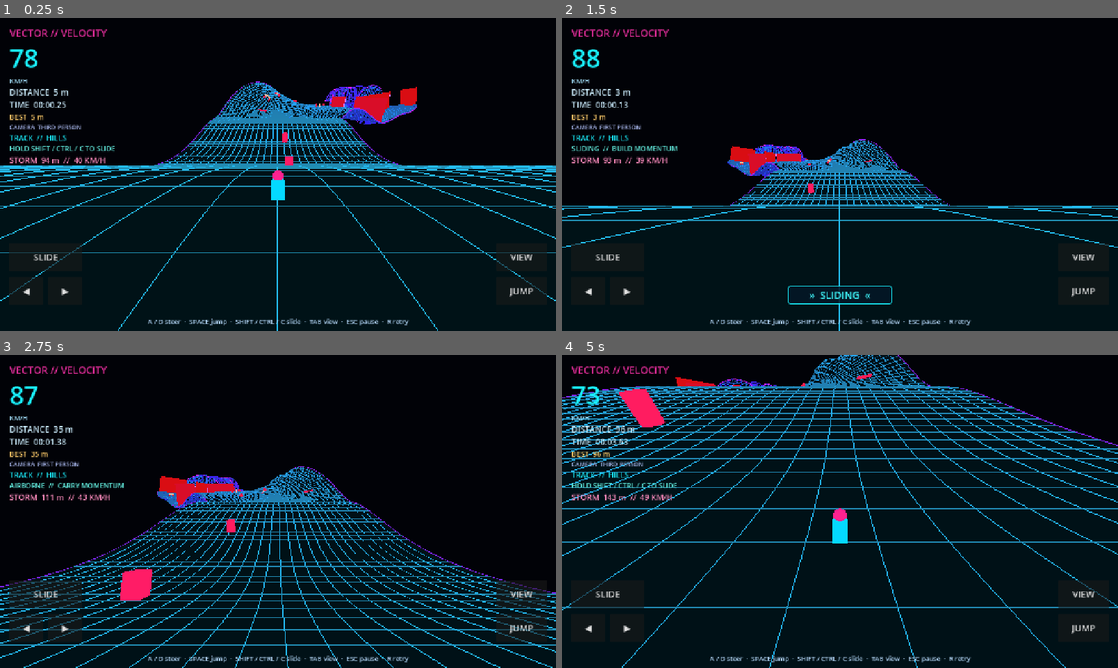
Above: before the commit, frames 1-4 (two rows, left to right).
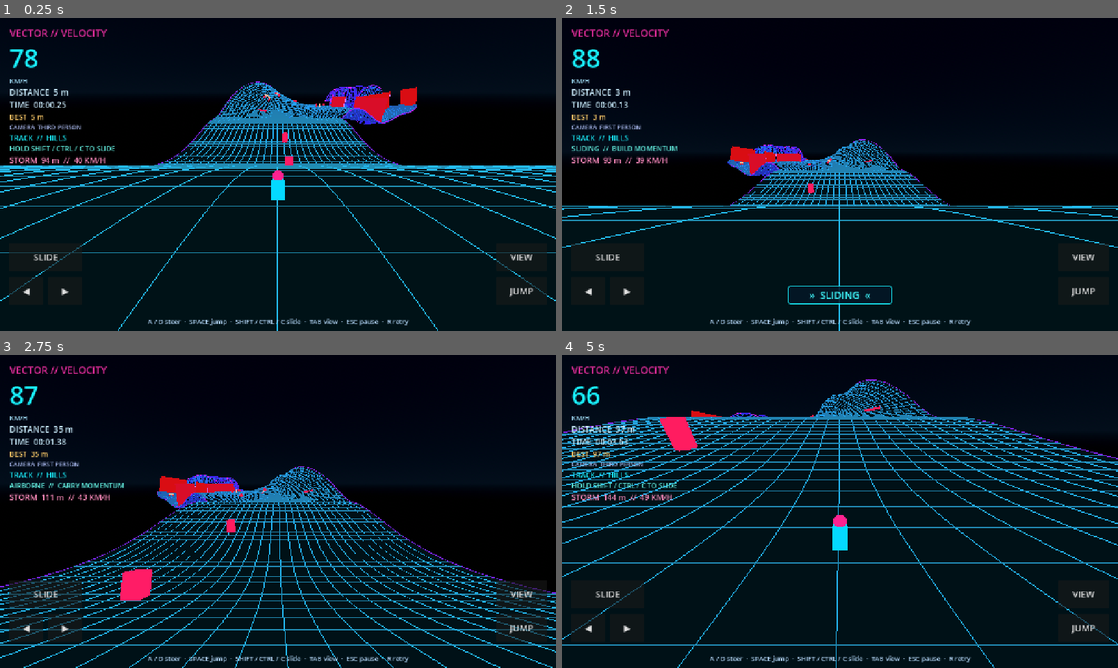
Above: after the commit, the same moments.

Repository: Unborne-Fetus/Cracked
Game: Godot game, scene res://scenes/main.tscn
The game is run twice, just before and just after one commit, with the same random seed, the same clock (stepped at 60 frames per second) and the same inputs.
Inputs:
- Up to frame 1 (0.25 s): no input
- Up to frame 2 (1.5 s): tap Enter at 0.5 s; hold D 0.53-1.28 s; tap Tab at 0.6 s; tap Space at 0.77 s; hold S from 1.28 s (still down); tap R at 1.35 s
- Up to frame 3 (2.75 s): tap Space at 1.52 s; release S at 2.03 s; hold D from 2.03 s (still down); tap Shift at 2.1 s
- Up to frame 4 (5 s): tap Ctrl at 2.85 s; tap Space at 3.02, 3.77, 4.52 s; release D at 3.53 s; hold A from 3.53 s (still down); tap C at 3.6 s; tap Tab at 4.35 s

The runs differ from the first frame. In frame 1, less than 0.1% of the frame differs, in the area x 45-69%, y 21-24%; in frame 2, less than 0.1%; in frame 3, less than 0.1%; in frame 4, 19%, in the area x 0-100%, y 0-100%.

Commit message:
Keep camera horizon level, add wall drift and swept head/torso collision

Diff:
--- a/scripts/game.gd
+++ b/scripts/game.gd
@@ -45,8 +45,17 @@
 func _ready() -> void:
 	var world := WorldEnvironment.new()
 	var env := Environment.new()
-	env.background_mode = Environment.BG_COLOR
-	env.background_color = Color(0.005, 0.008, 0.028)
+	# A world-fixed sky makes vertical orientation visible even on an empty ribbon.
+	env.background_mode = Environment.BG_SKY
+	var sky := Sky.new()
+	var sky_mat := ProceduralSkyMaterial.new()
+	sky_mat.sky_top_color = Color(0.012, 0.022, 0.065)
+	sky_mat.sky_horizon_color = Color(0.036, 0.072, 0.115)
+	sky_mat.ground_horizon_color = Color(0.036, 0.072, 0.115)
+	sky_mat.ground_bottom_color = Color(0.003, 0.004, 0.012)
+	sky_mat.sun_angle_max = 0.0
+	sky.sky_material = sky_mat
+	env.sky = sky
 	world.environment = env
 	add_child(world)
 	course = CourseScript.new()
@@ -121,10 +130,23 @@
 			return false
 	return true
 
-func _aim_camera(target: Vector3, up: Vector3) -> void:
+func _level_camera_basis(direction: Vector3) -> Basis:
+	var heading := direction.normalized()
+	# Keep the horizon world-up even while the camera is physically beside
+	# or underneath the track. Avoid a singularity for steep viewing angles.
+	if absf(heading.y) > 0.94:
+		var horizontal := Vector3(heading.x, 0.0, heading.z)
+		if horizontal.length_squared() < 0.0001:
+			horizontal = Vector3(-view_camera.basis.z.x, 0.0, -view_camera.basis.z.z)
+		if horizontal.length_squared() < 0.0001:
+			horizontal = Vector3.FORWARD
+		heading = (horizontal.normalized() * 0.342 + Vector3.UP * signf(heading.y) * 0.94).normalized()
+	return Basis.looking_at(heading, Vector3.UP)
+
+func _aim_camera(target: Vector3, _up: Vector3) -> void:
 	var direction := target - view_camera.position
 	if direction.length_squared() > 0.0001:
-		camera_goal = Basis.looking_at(direction.normalized(), up)
+		camera_goal = _level_camera_basis(direction)
 
 func _update_camera(delta: float) -> void:
 	var player_s: float = runner.distance
@@ -203,7 +225,7 @@
 			camera_track_s = projected.x
 		# Match the blended body orientation, preserving the pre-impact view.
 		var air_look := from_forward if first_person else from_forward * 13.0 - from_up * 2.6
-		var air_goal := Basis.looking_at(air_look.normalized(), from_up)
+		var air_goal := _level_camera_basis(air_look)
 		camera_goal = air_goal.slerp(camera_goal, blend).orthonormalized()
 	var camera_projection: Vector3 = course.project_position(view_camera.position, camera_track_s)
 	camera_track_clearance = float(course.surface_clearance(camera_projection.x, camera_projection.y, camera_projection.z, int(runner.surface_side)))
@@ -216,7 +238,10 @@
 		view_camera.basis = camera_goal
 		camera_rotation_ready = true
 	else:
-		view_camera.basis = view_camera.basis.slerp(camera_goal, 1.0 - exp(-delta * 11.0)).orthonormalized()
+		# Interpolate forward directions, then reconstruct a level basis.
+		# Quaternion blending whole tilted frames can introduce unwanted roll.
+		var heading := (-view_camera.basis.z).slerp(-camera_goal.z, 1.0 - exp(-delta * 11.0))
+		view_camera.basis = _level_camera_basis(heading)
 	view_camera.fov = lerpf(view_camera.fov, clampf(78.0 + runner.speed * 0.10, 78.0, 98.0), 1.0 - exp(-delta * 4.0))
 
 func _speed_display(meters_per_second: float) -> int:
--- a/scripts/runner.gd
+++ b/scripts/runner.gd
@@ -39,6 +39,7 @@
 var vertical_speed := 0.0
 var grounded := true
 var surface_side := 1
+var screen_steer_sign := 1.0
 var fallen := false
 var air_velocity := Vector3.ZERO
 var air_basis := Basis.IDENTITY
@@ -90,6 +91,7 @@
 	vertical_speed = 0.0
 	grounded = true
 	surface_side = 1
+	screen_steer_sign = 1.0
 	fallen = false
 	air_velocity = Vector3.ZERO
 	air_basis = Basis.IDENTITY
@@ -183,6 +185,21 @@
 func landing_fraction() -> float:
 	return smoothstep(0.0, 1.0, 1.0 - landing_blend / LANDING_BLEND_TIME)
 
+func _body_support(normal: Vector3, body_basis: Basis, probe: int) -> float:
+	# Exact normal support of the torso box and scaled visor ellipsoid.
+	var y_scale := avatar.scale.y
+	var nx := normal.dot(body_basis.x)
+	var ny := normal.dot(body_basis.y)
+	var nz := normal.dot(body_basis.z)
+	if probe == 0:
+		return 0.4 * absf(nx) + 0.625 * y_scale * absf(ny) + 0.4 * absf(nz)
+	return 0.37 * sqrt(nx * nx + ny * ny * y_scale * y_scale + nz * nz)
+
+func _body_offset(body_basis: Basis, probe: int) -> Vector3:
+	if probe == 0:
+		return body_basis.y * (0.64 * avatar.scale.y)
+	return body_basis.y * (1.5 * avatar.scale.y) - body_basis.z * 0.15
+
 func sync_pose(course: Node3D) -> void:
 	# Contact position is exact, but the displayed orientation eases in
 	# from the actual flight basis. No change to the collision point.
@@ -193,6 +210,15 @@
 	if landing_blend > 0.0:
 		body_basis = landing_from_basis.slerp(frame.basis, landing_fraction()).orthonormalized()
 	transform = Transform3D(body_basis, frame.origin)
+	# A blended body may still point into the road on an inverted landing.
+	# Lift only the visual avatar enough to keep head and torso above the
+	# face, preserving exact physical foot contact and the eased rotation.
+	var lift := 0.0
+	if landing_blend > 0.0:
+		for probe in range(2):
+			var gap := _body_offset(body_basis, probe).dot(frame.basis.y) - _body_support(frame.basis.y, body_basis, probe)
+			lift = maxf(lift, -gap)
+	avatar.position = body_basis.inverse() * frame.basis.y * lift
 
 func _finish_landing(course: Node3D) -> void:
 	landing_from_basis = air_basis
@@ -213,10 +239,48 @@
 	air_time = 0.0
 	landing_blend = 0.0
 	air_basis = transform.basis
+	# If a new takeoff interrupts a landing blend, carry its visual position
+	# into flight rather than snapping the avatar through the road.
+	position += air_basis * avatar.position
+	avatar.position = Vector3.ZERO
 	air_velocity = -frame.basis.z * speed + frame.basis.x * lateral_speed * float(surface_side) + frame.basis.y * impulse
 	vertical_speed = impulse
 	queued_jump = false
 	is_sliding = false
+
+func _body_sweep(course: Node3D, from_pos: Vector3, to_pos: Vector3, from_s: float, to_s: float) -> Dictionary:
+	# Sweep the actual torso and head volumes against both faces. We only
+	# intercept contacts where the body leads the feet; ordinary feet-first
+	# landings continue to use the existing precise attachment logic.
+	var best: Dictionary = {}
+	var best_fraction := 2.0
+	for probe in range(2):
+		var offset := _body_offset(air_basis, probe)
+		var old_p: Vector3 = course.call("project_position", from_pos + offset, from_s)
+		var new_p: Vector3 = course.call("project_position", to_pos + offset, to_s)
+		for side: int in [1, -1]:
+			var old_face: Transform3D = course.call("surface_frame", old_p.x, old_p.y, side)
+			var new_face: Transform3D = course.call("surface_frame", new_p.x, new_p.y, side)
+			var support := _body_support(new_face.basis.y, air_basis, probe)
+			if offset.dot(new_face.basis.y) - support > -0.06:
+				continue
+			var old_gap: float = course.call("surface_clearance", old_p.x, old_p.y, old_p.z, side)
+			old_gap -= _body_support(old_face.basis.y, air_basis, probe)
+			var new_gap: float = course.call("surface_clearance", new_p.x, new_p.y, new_p.z, side)
+			new_gap -= support
+			if old_gap < -0.06 or new_gap > 0.0 or new_gap >= old_gap:
+				continue
+			var fraction := clampf(old_gap / maxf(old_gap - new_gap, 0.0001), 0.0, 1.0)
+			if fraction >= best_fraction:
+				continue
+			var hit: Vector3 = course.call("project_position", from_pos.lerp(to_pos, fraction) + offset, lerpf(from_s, to_s, fraction))
+			if absf(hit.y) > float(course.call("half_width_at", hit.x)):
+				continue
+			# Do not reattach at the edge; head/torso contacts only deflect.
+			var face: Transform3D = course.call("surface_frame", hit.x, hit.y, side)
+			best_fraction = fraction
+			best = {"fraction": fraction, "normal": face.basis.y}
+	return best
 
 func _advance_flight(delta: float, course: Node3D, steer: float) -> void:
 	air_time += delta
@@ -228,8 +292,9 @@
 	var old_frame: Transform3D = course.call("sample", distance)
 	# Flight follows the actual momentum vector and fixed takeoff basis.
 	# The road can turn or rotate underneath without carrying the player.
-	var steering_axis := air_basis.x
-	steering_axis.y = 0.0
+	var flat_forward := -air_basis.z
+	flat_forward.y = 0.0
+	var steering_axis := flat_forward.cross(Vector3.UP)
 	if steering_axis.length_squared() > 0.001:
 		air_velocity += steering_axis.normalized() * steer * AIR_STEER_ACCEL * delta
 	var horizontal := Vector3(air_velocity.x, 0.0, air_velocity.z)
@@ -248,6 +313,16 @@
 	var shift := new_origin - old_origin
 	previous_pos -= shift
 	next_pos -= shift
+	var body_contact := _body_sweep(course, previous_pos, next_pos, old_s, predicted_s)
+	if not body_contact.is_empty():
+		var normal: Vector3 = body_contact["normal"]
+		# Stop at first impact and gently deflect away from the surface,
+		# rather than allowing the feet to tunnel across the slab later.
+		next_pos = previous_pos.lerp(next_pos, float(body_contact["fraction"])) + normal * 0.08
+		var incoming := air_velocity.dot(normal)
+		if incoming < 0.0:
+			air_velocity -= normal * incoming * 1.2
+			speed = landing_speed(speed, -incoming)
 	var projected: Vector3 = course.call("project_position", next_pos, predicted_s)
 	distance = projected.x
 	lane = projected.y
@@ -265,7 +340,7 @@
 		# A crossing at the beginning of the step is not a landing if the
 		# player has already moved past the edge by the end of that step.
 		# Keep both face checks, but require support under the new position.
-		if absf(lane) > limit or old_gap < -0.025 or new_gap > 0.0 or toward >= 0.0:
+		if not body_contact.is_empty() or absf(lane) > limit or old_gap < -0.025 or new_gap > 0.0 or toward >= 0.0:
 			continue
 		var fraction := clampf(old_gap / maxf(old_gap - new_gap, 0.0001), 0.0, 1.0)
 		var hit_pos := previous_pos.lerp(next_pos, fraction)
@@ -329,7 +404,17 @@
 			var old_lane := lane
 			var steer_speed := 23.0 + minf(speed * 0.10, 12.0)
 			var steering_factor := 0.62 if slide else 1.0
-			lateral_speed = move_toward(lateral_speed, steer * float(surface_side) * steer_speed * steering_factor, 82.0 * delta * steering_factor)
+			var base_frame: Transform3D = course.call("sample", distance)
+			var screen_right := (-base_frame.basis.z).cross(Vector3.UP).normalized()
+			var screen_alignment := base_frame.basis.x.dot(screen_right)
+			# A/D moves in the visible horizontal direction where possible.
+			# On a vertical wall retain the last mapping to avoid jitter.
+			if absf(screen_alignment) > 0.18:
+				screen_steer_sign = signf(screen_alignment)
+			# A small gravity-driven drift makes vertical walls meaningfully
+			# different from flat ground, while steering can counter it.
+			var wall_drift := -base_frame.basis.x.y * 5.0
+			lateral_speed = move_toward(lateral_speed, steer * screen_steer_sign * steer_speed * steering_factor + wall_drift, 82.0 * delta * steering_factor)
 			var next_s := distance + speed * delta
 			var next_lane := lane + lateral_speed * delta
 			course.call("stream", next_s)
--- a/tests/gameplay_rules.gd
+++ b/tests/gameplay_rules.gd
@@ -155,6 +155,22 @@
 	runner.call("sync_pose", course)
 	if runner.transform.basis.y.dot(landing_frame.basis.y) < 0.999:
 		_fail("Landing blend did not finish aligned to the track.")
+		return
+	# Head-first contact with a ceiling is blocked before the feet cross.
+	game.call("_restart")
+	var ceiling: Transform3D = course.call("surface_frame", 864.0, 0.0, 1)
+	var head_first := ceiling.basis.rotated(-ceiling.basis.z, PI)
+	runner.set("distance", 864.0)
+	runner.set("lane", 0.0)
+	runner.set("grounded", false)
+	runner.set("air_basis", head_first)
+	runner.set("air_velocity", -ceiling.basis.z * 22.0 - ceiling.basis.y * 10.0)
+	runner.transform = Transform3D(head_first, ceiling.origin + ceiling.basis.y * 2.3)
+	runner.call("_advance_flight", 0.1, course, 0.0)
+	var head_projection: Vector3 = course.call("project_position", runner.position + head_first.y * 1.5 - head_first.z * 0.15, float(runner.get("distance")))
+	var head_gap: float = course.call("surface_clearance", head_projection.x, head_projection.y, head_projection.z, 1)
+	if bool(runner.call("is_grounded")) or head_gap < 0.34:
+		_fail("Head-first collision passed through the ceiling.")
 		return
 	# A 180-bank underside is a real rideable face, not a visual duplicate.
 	game.call("_restart")
@@ -406,6 +422,10 @@
 		for fp in [false, true]:
 			game.set("first_person", fp)
 			game.call("_update_camera", 1.0 / 60.0)
+			var camera: Camera3D = game.get("view_camera")
+			if absf(camera.basis.x.y) > 0.001 or camera.basis.y.y < 0.0:
+				_fail("Camera rolled with the sustained wall/ceiling.")
+				return
 			if float(game.get("camera_track_clearance")) < 0.8:
 				_fail("Camera crossed a sustained wall/ceiling surface.")
 				return
